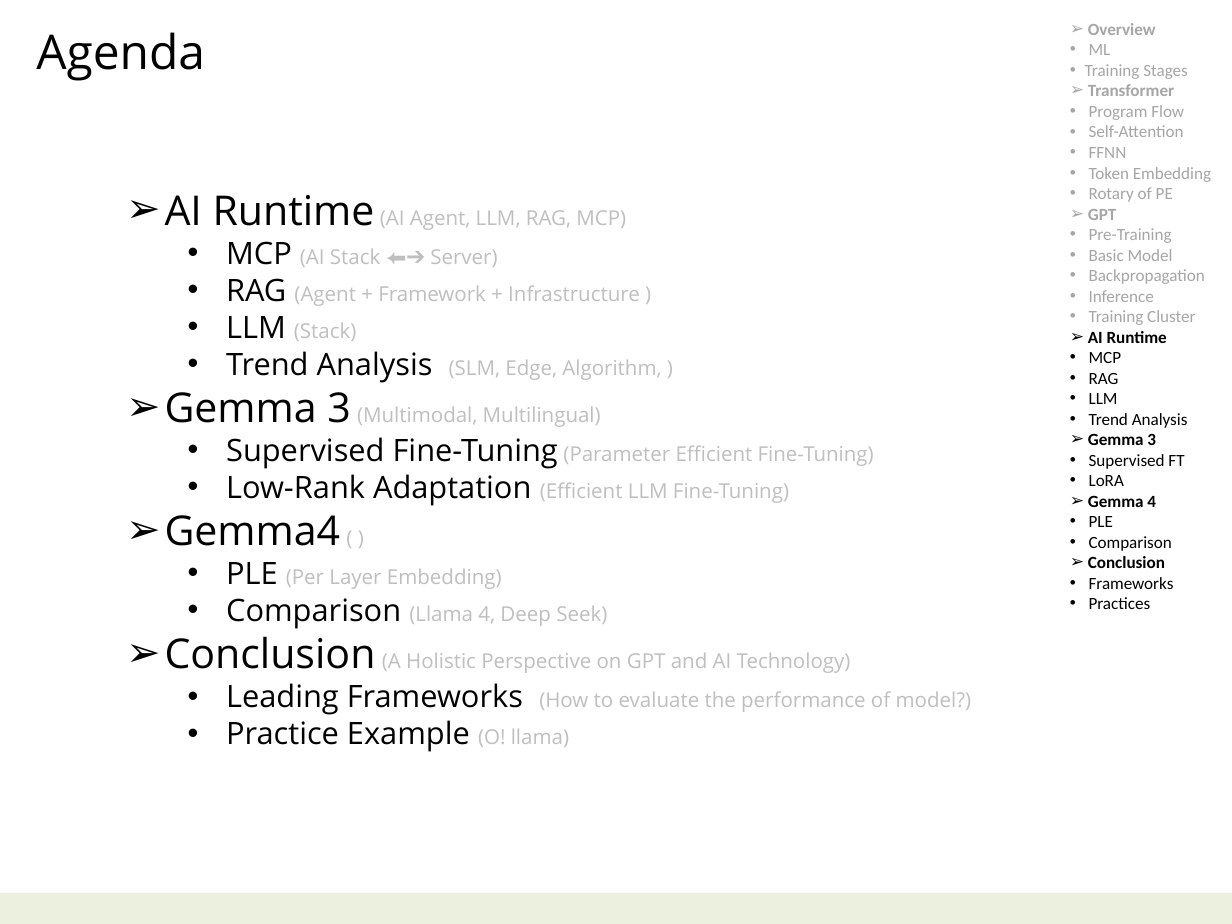
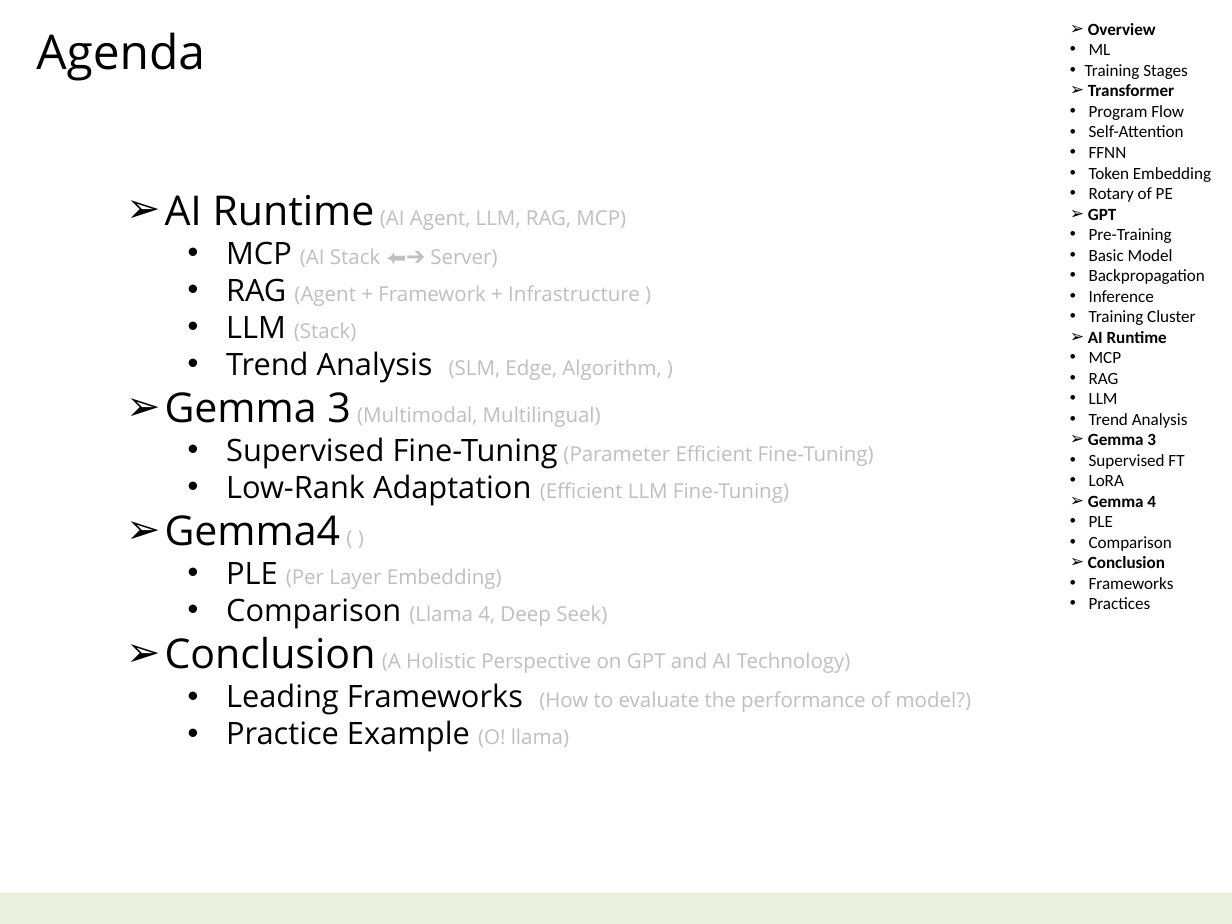
Before and after one commit to navibator/crazy-ai, a slide deck: slide 3 of ai.pptx. Drawn at 1232x924 pixels with LibreOffice and Linux fonts; fonts in the diff are those of the drawing. Boxes give left, top, right and bottom in pixels: in the first picture for what was removed or moved away, otherwise in the second. Text is boxed around its words. In the diff, an @@ line names an element or a change of style, - is before the commit and + after.

```diff
--- a/ai.pptx
+++ b/ai.pptx
@@ text at bbox=[1085, 23, 1211, 325]: text colour #A6A6A6 to #000000 in "Overview", "ML", "Training Stages", "Transformer" and 11 more places @@
```
Also in this commit, not shown: 1 other slide changed, 1 other file.
